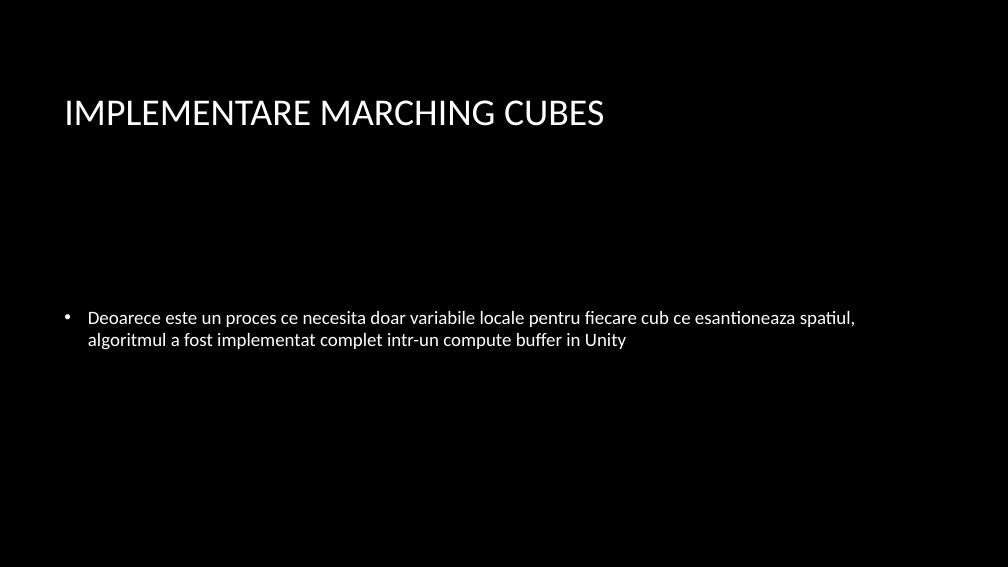
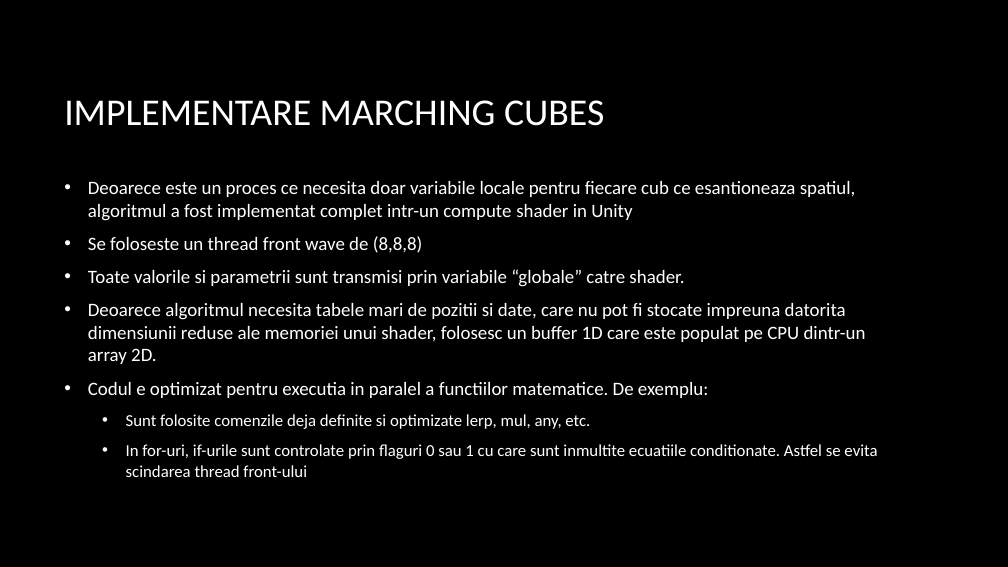
Before and after one commit to AntonVonDelta/ProiectPAS, a slide deck: slide 5 of Prezentare/OceanExploration.pptx. Drawn at 1008x567 pixels with LibreOffice and Linux fonts; fonts in the diff are those of the drawing; background and template pictures are left out. Boxes give left, top, right and bottom in pixels: in the first picture for what was removed or moved away, otherwise in the second. Text is boxed around its words. In the diff, an @@ line names an element or a change of style, - is before the commit and + after.

```diff
--- a/Prezentare/OceanExploration.pptx
+++ b/Prezentare/OceanExploration.pptx
@@ text at (88,181,877,477): text changed @@
-• Deoarece este un proces ce necesita doar variabile locale pentru fiecare cub ce esantioneaza spatiul, algoritmul a fost implementat complet intr-un compute buffer in Unity
+• Deoarece este un proces ce necesita doar variabile locale pentru fiecare cub ce esantioneaza spatiul, algoritmul a fost implementat complet intr-un compute shader in Unity
+• Se foloseste un thread front wave de (8,8,8)
+• Toate valorile si parametrii sunt transmisi prin variabile “globale” catre shader.
+• Deoarece algoritmul necesita tabele mari de pozitii si date, care nu pot fi stocate impreuna datorita dimensiunii reduse ale memoriei unui shader, folosesc un buffer 1D care este populat pe CPU dintr-un array 2D.
+• Codul e optimizat pentru executia in paralel a functiilor matematice. De exemplu:
+  • Sunt folosite comenzile deja definite si optimizate lerp, mul, any, etc.
+  • In for-uri, if-urile sunt controlate prin flaguri 0 sau 1 cu care sunt inmultite ecuatiile conditionate. Astfel se evita scindarea thread front-ului
```
Also in this commit, not shown: 4 slides added, 2 other files.
